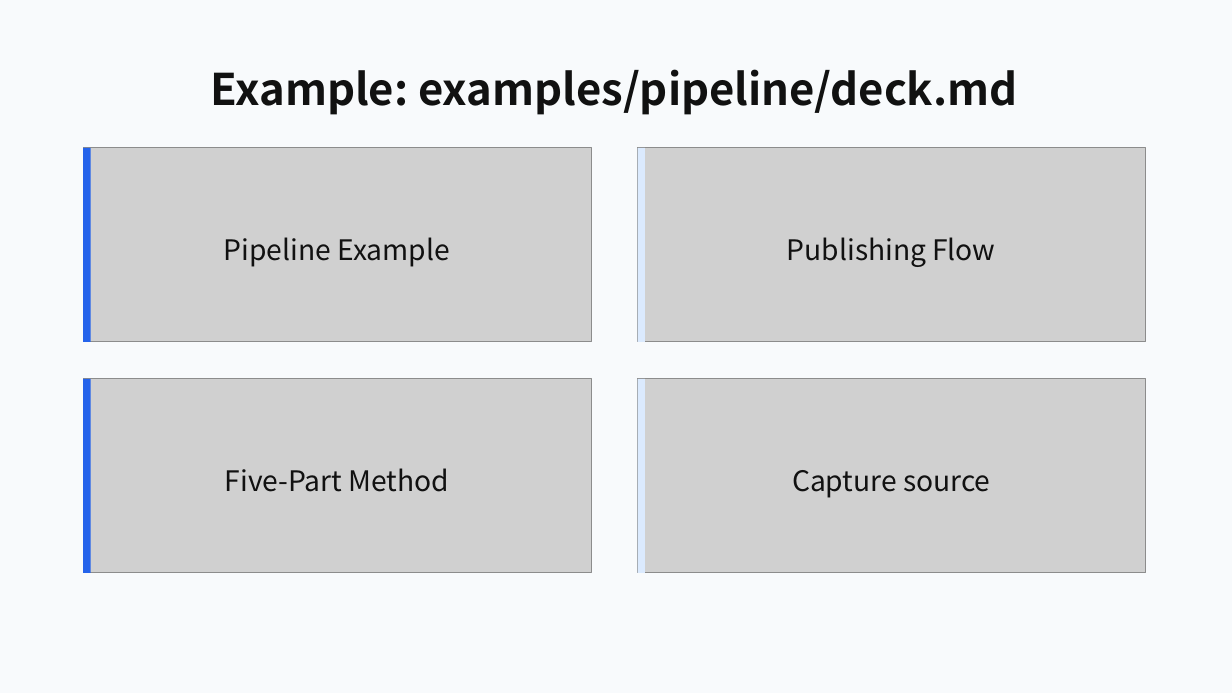
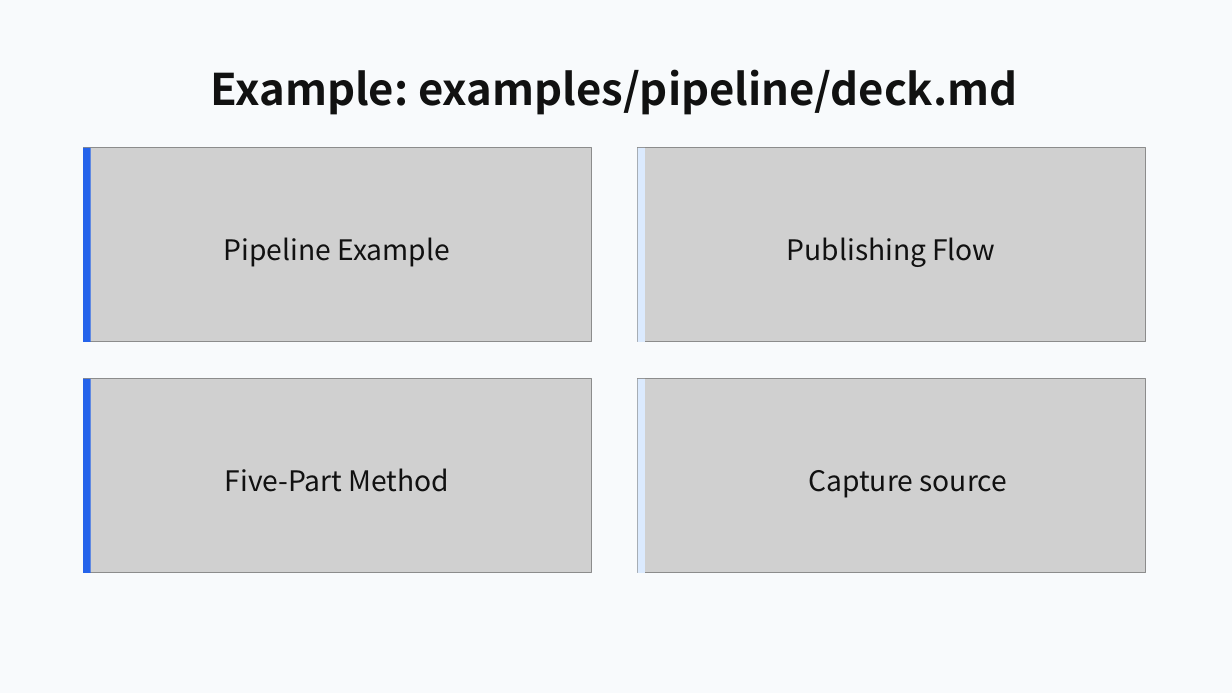
Before and after one commit to ch040602/mdpr-skill, a slide deck: slide 24 of artifacts/mdpr-vs-skill/mdpr-baseline-result.pptx (slide 27 before the commit). Drawn at 1232x693 pixels with LibreOffice and Linux fonts; fonts in the diff are those of the drawing; grey boxes stand for pictures. Boxes give left, top, right and bottom in pixels: in the first picture for what was removed or moved away, otherwise in the second. Text is boxed around its words. In the diff, an @@ line names an element or a change of style, - is before the commit and + after.

```diff
--- a/artifacts/mdpr-vs-skill/mdpr-baseline-result.pptx
+++ b/artifacts/mdpr-vs-skill/mdpr-baseline-result.pptx
@@ text "Capture source": place and size @@
-text "Capture source" at [792, 470, 990, 498]
+text "Capture source" at [809, 470, 1007, 498]
```
Also in this commit, not shown: 6 other slides changed, 1 slide added, 4 slides removed, 12 other files.
